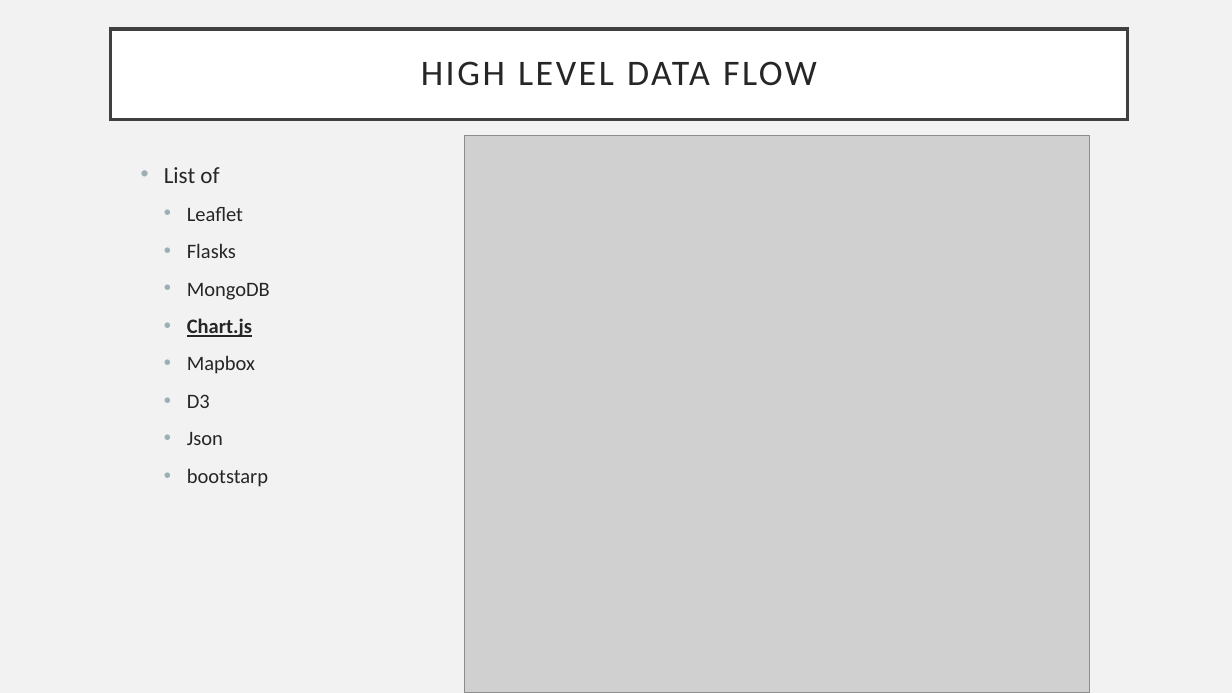
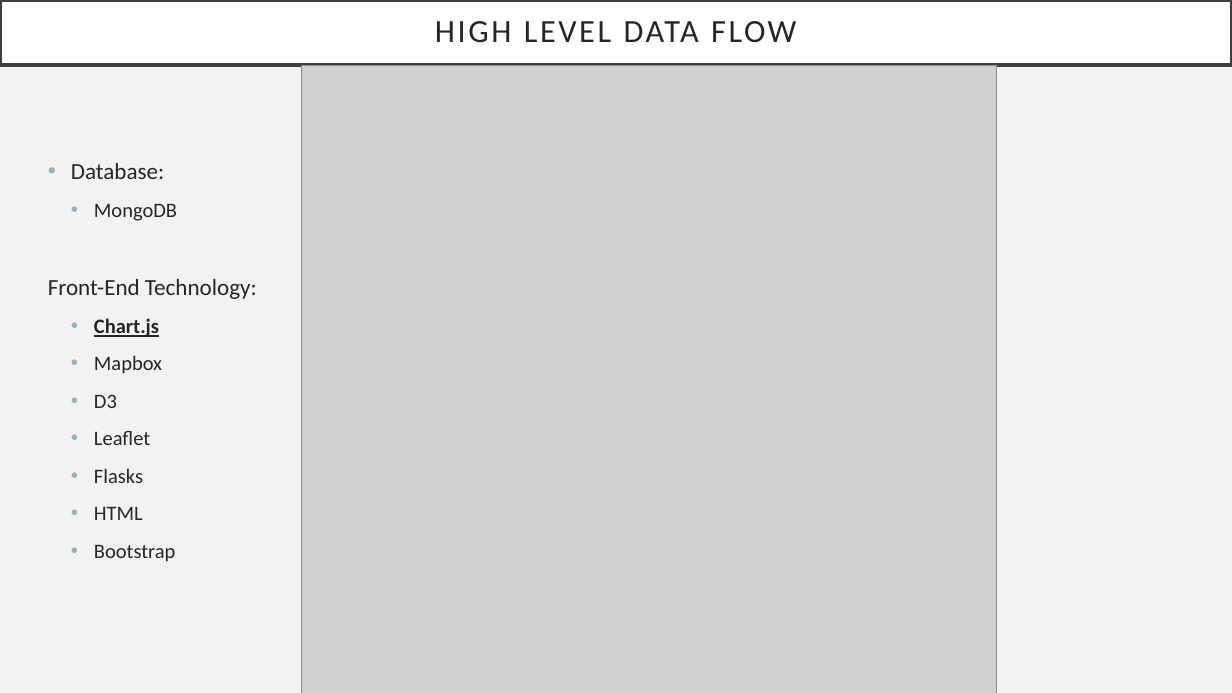
Before and after one commit to ejlee127/NC-County-Statistics, a slide deck: slide 3 of proposal/NC Census Data analysis 10-06.pptx. Drawn at 1232x693 pixels with LibreOffice and Linux fonts; fonts in the diff are those of the drawing; grey boxes stand for pictures. Boxes give left, top, right and bottom in pixels: in the first picture for what was removed or moved away, otherwise in the second. Text is boxed around its words. In the diff, an @@ line names an element or a change of style, - is before the commit and + after.

Commit message:
updated PPT 10-08

```diff
--- a/proposal/NC Census Data analysis 10-06.pptx
+++ b/proposal/NC Census Data analysis 10-06.pptx
@@ title "HIGH LEVEL DATA FLOW": place and size @@
-title "HIGH LEVEL DATA FLOW" at (111, 29, 1128, 119)
+title "HIGH LEVEL DATA FLOW" at (0, 0, 1232, 65)
@@ title "HIGH LEVEL DATA FLOW" at (0, 0, 1232, 65): size 28 to 25.2 pt @@
@@ picture: place and size @@
-picture at (465, 136, 1090, 693)
+picture at (302, 65, 997, 693)
@@ text "Database:": place and size @@
-text "Database:" at (164, 167, 270, 487)
+text "Database:" at (48, 163, 257, 562)
@@ text at (71, 163, 164, 179): text changed; size 16 to 18 pt @@
-• List of
-  • Leaflet
-  • Flasks
+• Database:
@@ text at (48, 279, 257, 299): paragraph added @@
+Front-End Technology:
@@ text at (94, 431, 175, 562): text changed @@
-  • Json
-  • bootstarp
+  • Leaflet
+  • Flasks
+  • HTML
+  • Bootstrap
```
Also in this commit, not shown: 4 other slides changed, 1 slide added, 1 slide removed.
